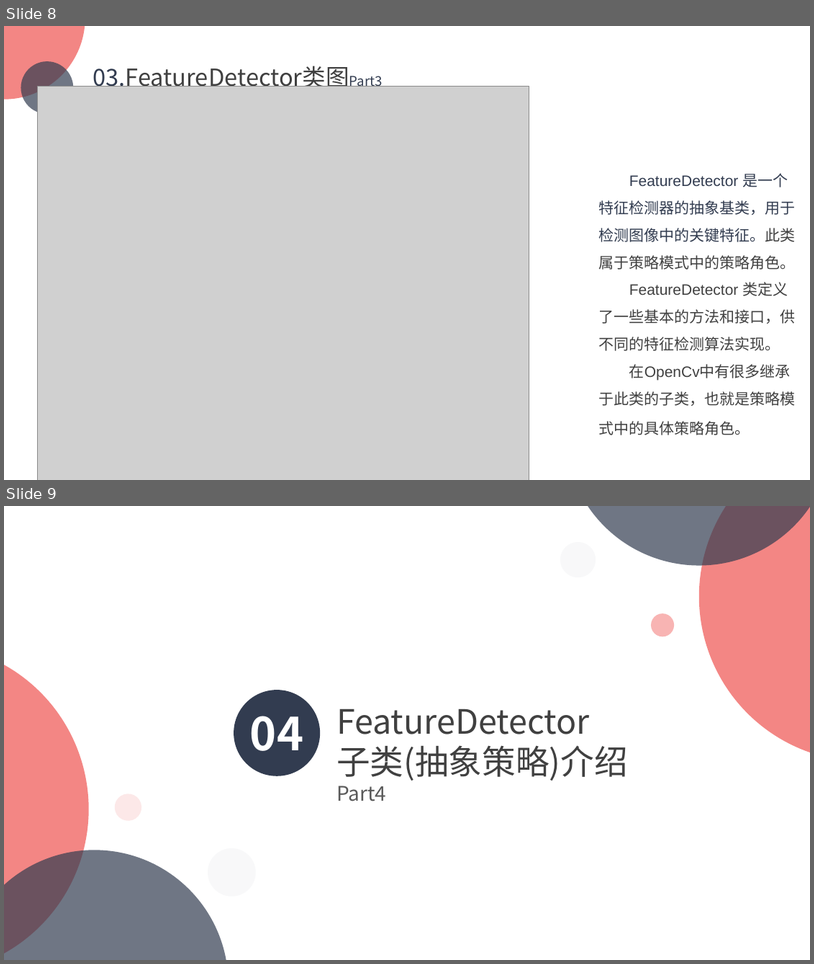
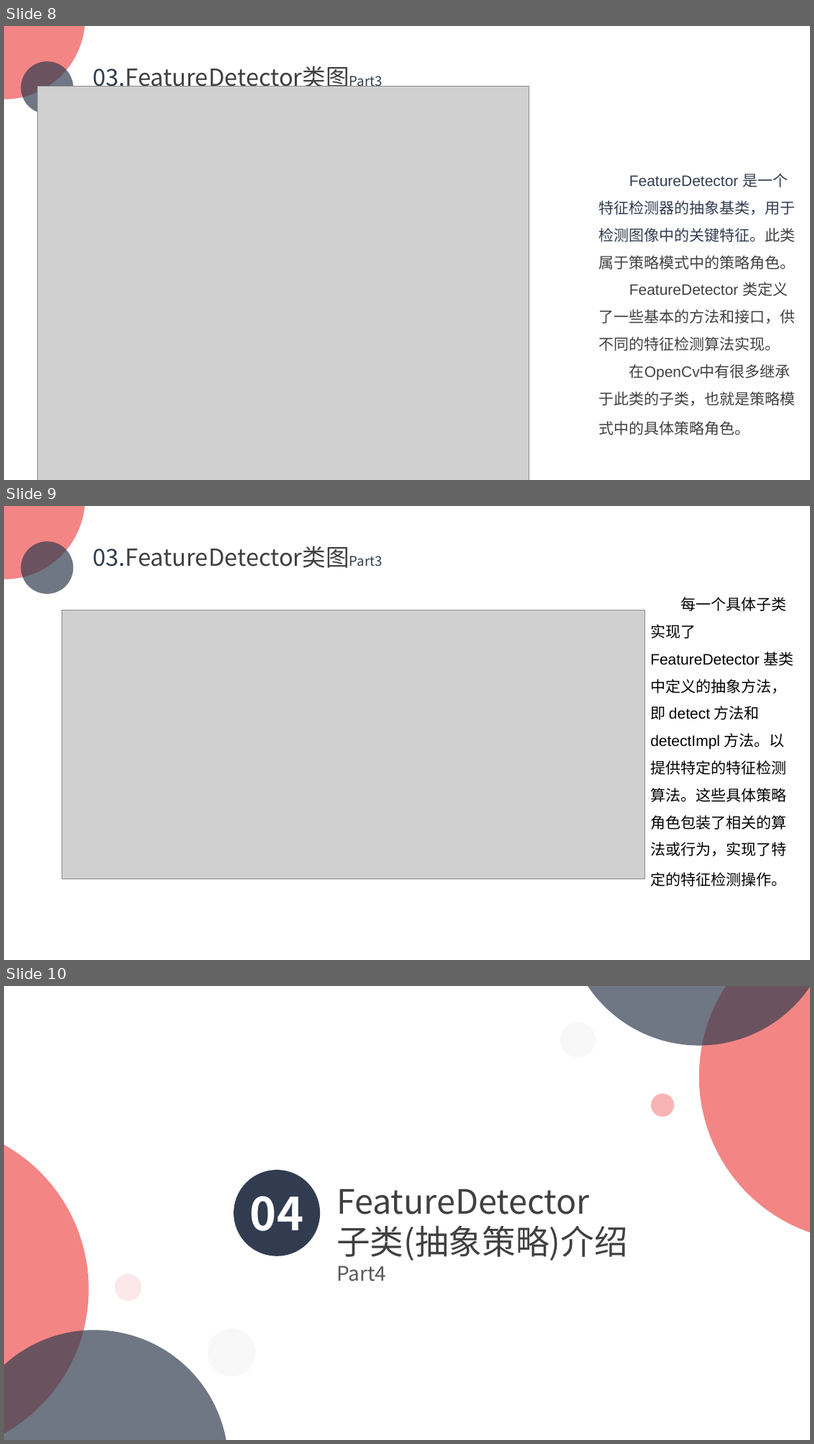
Before and after one commit to TJDPGr9/OpencvFeatureDetectorResearch, a slide deck: OpencvFInal/Opencv.pptx. Shown one above the other, each under a label of ours: slides 8 and 9 before the commit, slides 8, 9 and 10 after it. The pictures are 814x964 and 814x1444 pixels, drawn with LibreOffice and Linux fonts; fonts in the diff are those of the drawing; grey boxes stand for pictures; background and template pictures are left out. Boxes give left, top, right and bottom in pixels: in the first picture for what was removed or moved away, otherwise in the second. Text is boxed around its words. In the diff, an @@ line names an element or a change of style, - is before the commit and + after.

```diff
--- a/OpencvFInal/Opencv.pptx
+++ b/OpencvFInal/Opencv.pptx
@@ slide 9 added at (4,506,810,960), background picture (left out); not listed: 2 template elements that a slide beside it also shows @@
@@ text added at (93,546,350,568), 28 pt, text #404040 @@
+03.FeatureDetector类图Part3
@@ picture added at (62,610,645,879) @@
@@ text added at (651,597,795,886), 18 pt, text #000000 @@
+每一个具体子类实现了 FeatureDetector 基类中定义的抽象方法，即 detect 方法和 detectImpl 方法。以提供特定的特征检测算法。这些具体策略角色包装了相关的算法或行为，实现了特定的特征检测操作。
@@ what was slide 9 is now slide 10 @@
```
Also in this commit, not shown: 3 slides changed.
